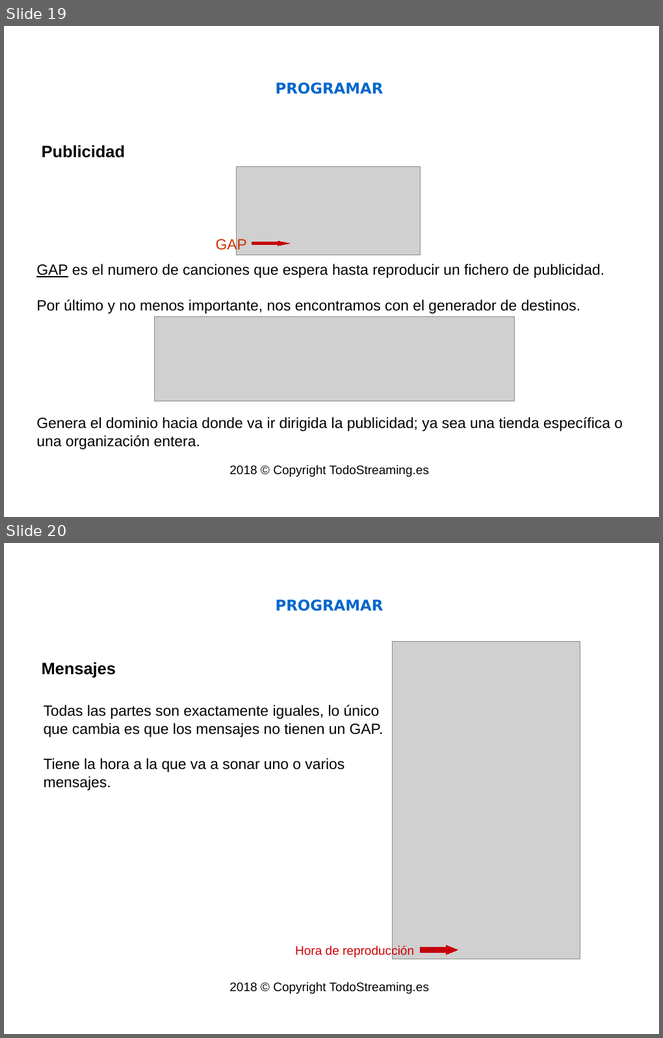
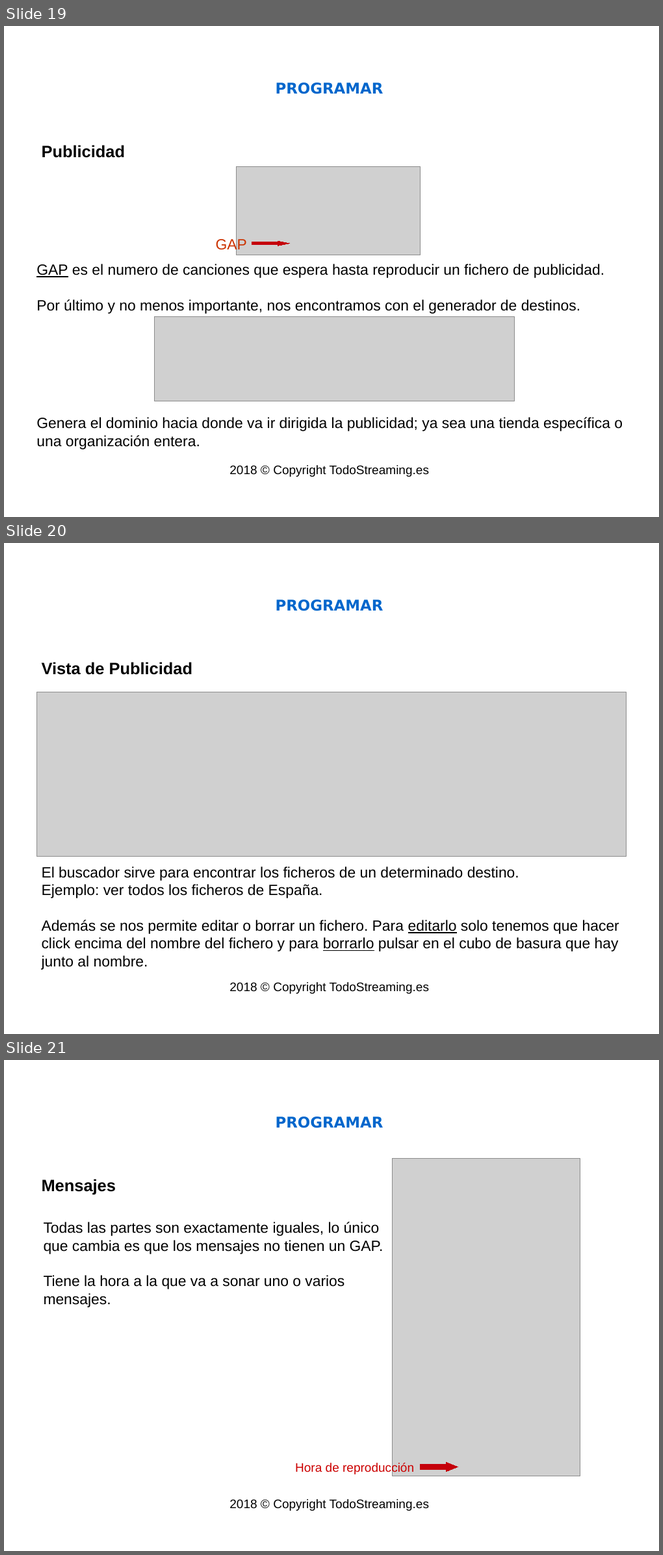
Before and after one commit to isaacml/instore, a slide deck: docs/Manual Administrador.odp. Shown one above the other, each under a label of ours: slides 19 and 20 before the commit, slides 19, 20 and 21 after it. The pictures are 663x1038 and 663x1555 pixels, drawn with LibreOffice and Linux fonts; fonts in the diff are those of the drawing; grey boxes stand for pictures; background and template pictures are left out. Boxes give left, top, right and bottom in pixels: in the first picture for what was removed or moved away, otherwise in the second. Text is boxed around its words. In the diff, an @@ line names an element or a change of style, - is before the commit and + after.

```diff
--- a/docs/Manual Administrador.odp
+++ b/docs/Manual Administrador.odp
@@ slide 20 added at <box>4,543,659,1034</box>, background picture (left out) @@
@@ title added at <box>276,600,384,611</box>, 18 pt, text #0066CC, bold @@
+PROGRAMAR
@@ text added at <box>42,662,192,675</box>, 20 pt, text #000000, bold @@
+Vista de Publicidad
@@ picture added at <box>36,693,627,857</box> @@
@@ text added at <box>42,867,620,970</box>, 18 pt, text #000000 @@
+El buscador sirve para encontrar los ficheros de un determinado destino.
+Ejemplo: ver todos los ficheros de España.
+Además se nos permite editar o borrar un fichero. Para editarlo solo tenemos que hacer click encima del nombre del fichero y para borrarlo pulsar en el cubo de basura que hay junto al nombre.
@@ text added at <box>230,982,429,994</box>, 15 pt, text #000000 @@
+2018 © Copyright TodoStreaming.es
@@ what was slide 20 is now slide 21 @@
```
Also in this commit, not shown: 1 slide changed, 1 other slide added, 6 other files.
